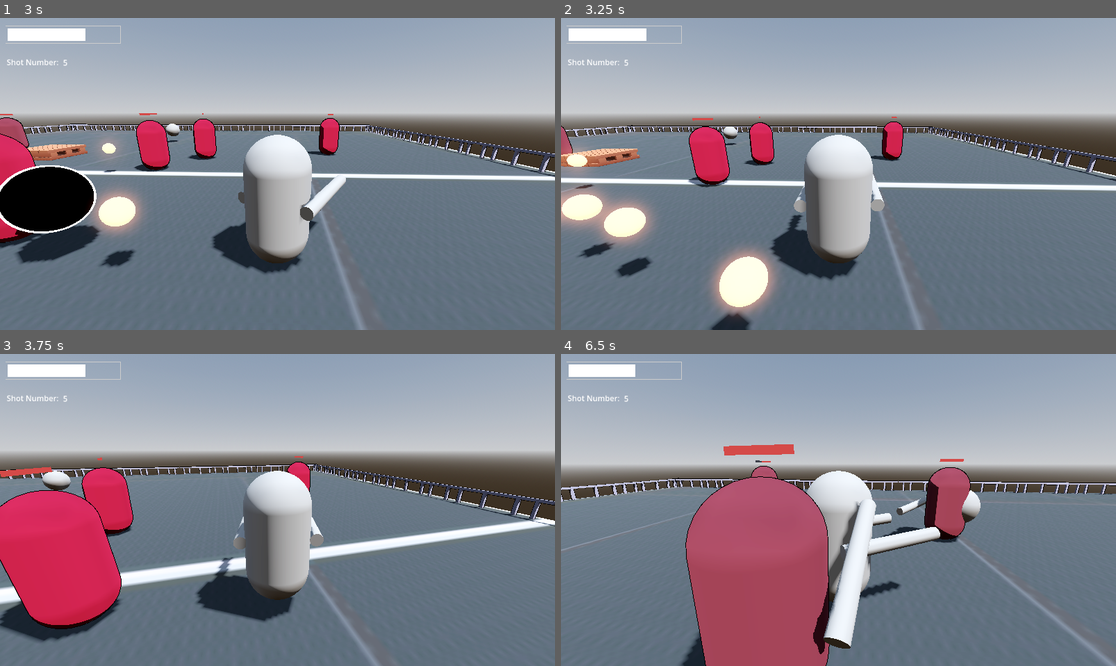
Above: before the commit, frames 1-4 (two rows, left to right).
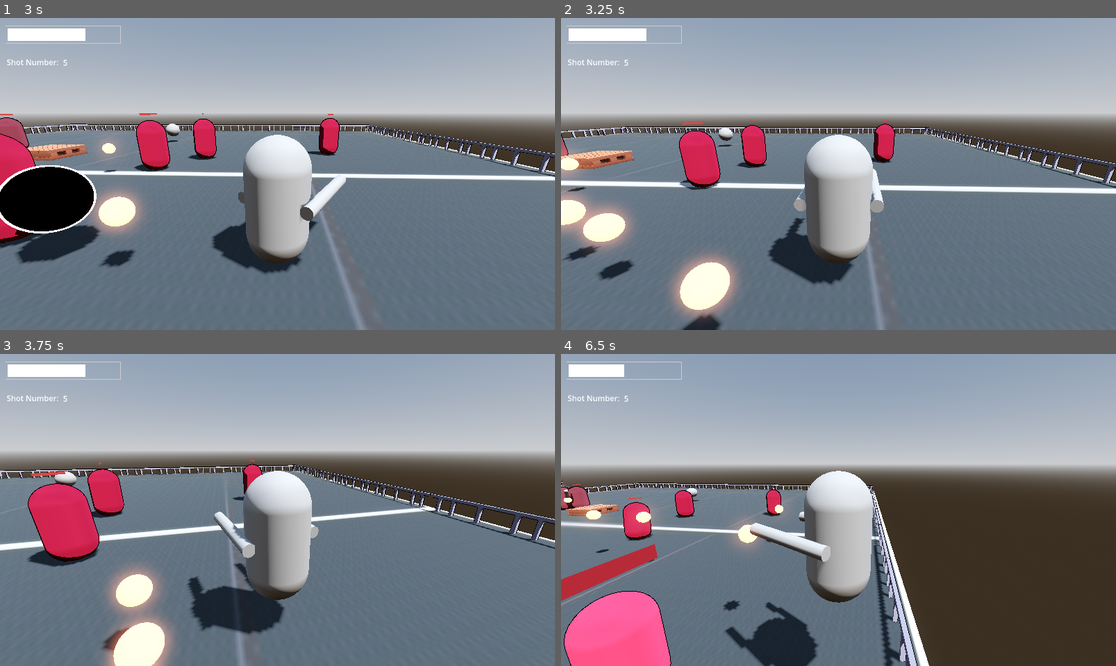
Above: after the commit, the same moments.

Repository: yashGhela/blame
Game: Godot game, scene res://levels/lab.tscn
The game is run twice, just before and just after one commit, with the same random seed, the same clock (stepped at 60 frames per second) and the same inputs. The project has no main scene, so this scene is started directly.
Inputs (mouse positions are in pixels of both pictures, inside the frame that each line leads up to):
- Up to frame 1 (3 s): tap Enter at 0.5 s; move the mouse to (305, 174) at 0.52 s; hold W (forward) from 0.53 s (still down); tap R (floorslam) at 0.6, 1.55 s; tap Space (jump) at 0.77, 1.52 s; tap Q (snap) at 0.8, 1.35, 2.3 s; move the mouse to (249, 174) at 1.27 s; move the mouse to (288, 167) at 2.02 s; right-click (288, 167) at 2.1 s; move the mouse to (271, 180) at 2.77 s; tap F (fire) at 2.85 s
- Up to frame 2 (3.25 s): keep holding W (forward); tap Space (jump) at 3.02 s; tap R (floorslam) at 3.05 s
- Up to frame 3 (3.75 s): keep holding W (forward); move the mouse to (316, 513) at 3.52 s; tap R (floorslam) at 3.6 s
- Up to frame 4 (6.5 s): tap Space (jump) at 3.77, 4.52, 6.02 s; tap Q (snap) at 3.8, 5.3, 5.85 s; move the mouse to (794, 506) at 4.27 s; click (794, 506) at 4.35 s; tap R (floorslam) at 4.55, 6.05 s; move the mouse to (844, 510) at 5.02 s; hold E (interact) 5.03-5.78 s; move the mouse to (816, 503) at 5.77 s; release W (forward) at 5.78 s; hold D (right) from 5.78 s (still down)

Frame 1 is identical in both runs. In frame 2, 14% of the frame differs, in the area x 0-100%, y 31-100%; in frame 3, 19%; in frame 4, 49%, in the area x 0-100%, y 3-100%.
Error before the commit: Invalid access to property or key 'global_position' on a base object of type 'Nil'. (res://scripts/playerthirdpers.gd:344)

Commit message:
i mean shit. it does something then flies off the map

Diff:
--- a/levels/lab.tscn
+++ b/levels/lab.tscn
@@ -71,23 +71,23 @@
 [node name="deathzone" parent="." unique_id=1751392379 instance=ExtResource("5_ihxt7")]
 transform = Transform3D(1, 0, 0, 0, 1, 0, 0, 0, 1, 0, -6.108017, 0)
 
-[node name="StaticBody3D2" type="StaticBody3D" parent="." unique_id=186351245 groups=["Floor"]]
-
-[node name="MeshInstance3D" type="MeshInstance3D" parent="StaticBody3D2" unique_id=1741927835]
+[node name="MeshInstance3D" type="MeshInstance3D" parent="." unique_id=1741927835]
 material_override = SubResource("StandardMaterial3D_kk6di")
 mesh = SubResource("BoxMesh_h8r6w")
 
-[node name="CollisionShape3D" type="CollisionShape3D" parent="StaticBody3D2" unique_id=1912483422]
+[node name="StaticBody3D2" type="StaticBody3D" parent="MeshInstance3D" unique_id=186351245 groups=["Floor"]]
+
+[node name="CollisionShape3D" type="CollisionShape3D" parent="MeshInstance3D/StaticBody3D2" unique_id=1912483422]
 shape = SubResource("ConvexPolygonShape3D_s7fyc")
 
-[node name="StaticBody3D" type="StaticBody3D" parent="." unique_id=876230352 groups=["Floor"]]
+[node name="MeshInstance3D3" type="MeshInstance3D" parent="." unique_id=192033992]
 transform = Transform3D(1, 0, 0, 0, 1, 0, 0, 0, 1, 0, 0, 55.22662)
-
-[node name="MeshInstance3D3" type="MeshInstance3D" parent="StaticBody3D" unique_id=192033992]
 material_override = SubResource("StandardMaterial3D_kk6di")
 mesh = SubResource("BoxMesh_h8r6w")
 
-[node name="CollisionShape3D" type="CollisionShape3D" parent="StaticBody3D" unique_id=248796460]
+[node name="StaticBody3D" type="StaticBody3D" parent="MeshInstance3D3" unique_id=876230352 groups=["Floor"]]
+
+[node name="CollisionShape3D" type="CollisionShape3D" parent="MeshInstance3D3/StaticBody3D" unique_id=248796460]
 shape = SubResource("ConvexPolygonShape3D_s7fyc")
 
 [node name="MeshInstance3D4" type="MeshInstance3D" parent="." unique_id=1537457038 groups=["Floor"]]
--- a/scripts/playerthirdpers.gd
+++ b/scripts/playerthirdpers.gd
@@ -328,7 +328,7 @@
 
 			var angle = atan2(direction.x, direction.z)
 
-			var target_position = collider_pos - direction
+			var target_position = collider_pos - direction  * SNAP_DISTANCE
 
 			var tween = create_tween()
 			tween.set_trans(Tween.TRANS_SINE)
@@ -338,10 +338,10 @@
 				self,
 				"global_position",
 				target_position,
-				SNAP_DURATION
+				3.0
 			)
 
-			var look_direction = snap_target.global_position - body.global_position
+			var look_direction = collider_pos - body.global_position
 			look_direction.y = 0
 
 			var target_angle = atan2(
@@ -357,7 +357,7 @@
 				body,
 				"rotation:y",
 				target_angle + deg_to_rad(90),
-				SNAP_DURATION
+				3.0
 			)
 
 			await tween.finished
